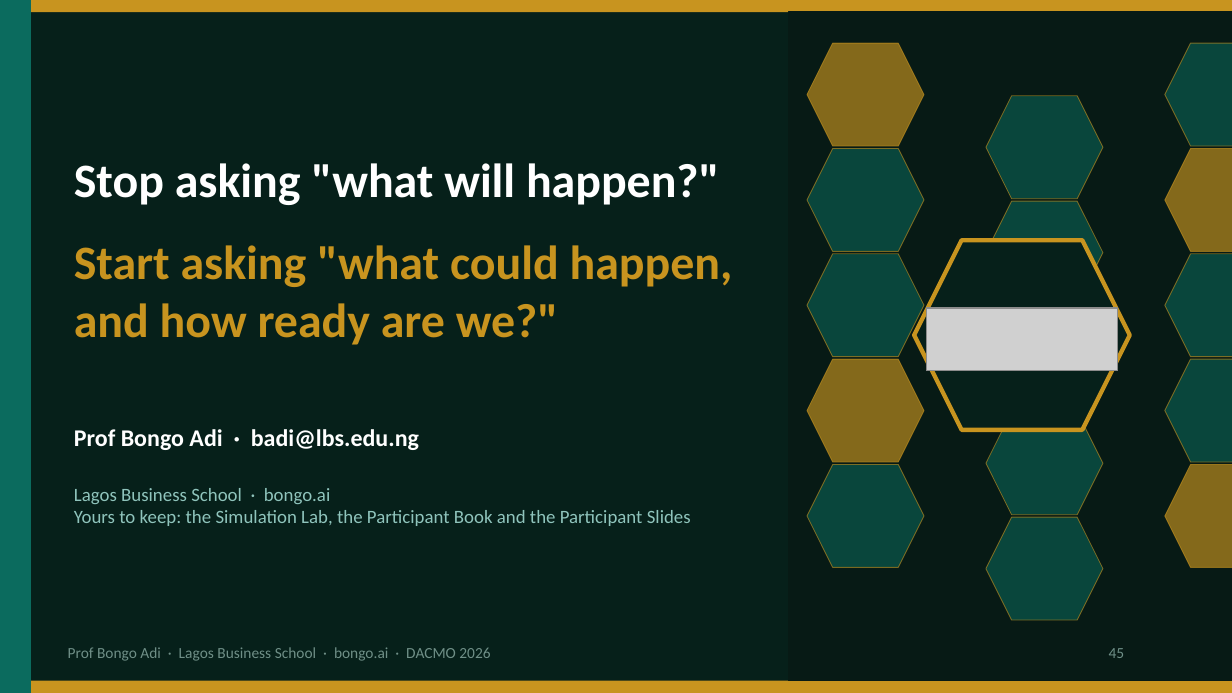
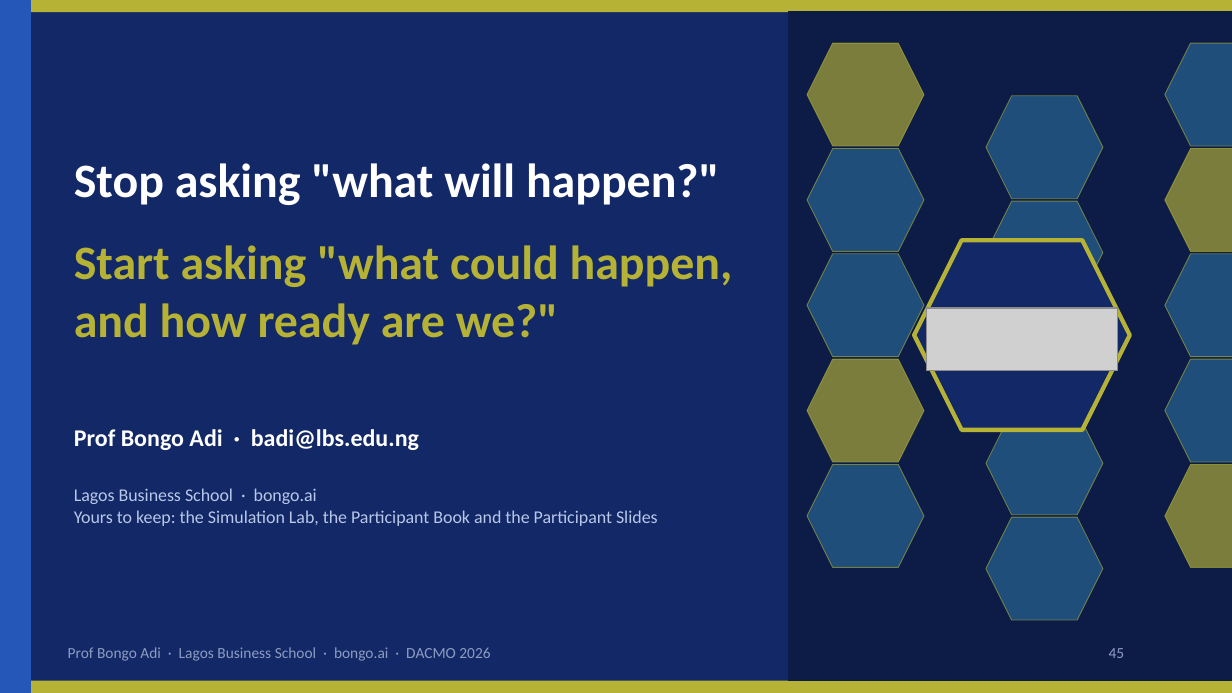
Before and after one commit to adibongo/dacmo-operations-analytics, a slide deck: slide 45 of downloads/DACMO-Analytics-for-Operations.pptx. Drawn at 1232x693 pixels with LibreOffice and Linux fonts; fonts in the diff are those of the drawing; grey boxes stand for pictures; background and template pictures are left out. Boxes give left, top, right and bottom in pixels: in the first picture for what was removed or moved away, otherwise in the second. Text is boxed around its words. In the diff, an @@ line names an element or a change of style, - is before the commit and + after.

```diff
--- a/downloads/DACMO-Analytics-for-Operations.pptx
+++ b/downloads/DACMO-Analytics-for-Operations.pptx
@@ background #06201A to #122867 @@
@@ rectangle at (x1=0, y1=0, x2=1232, y2=12): fill #C8941F to #B5B235 @@
@@ rectangle at (x1=0, y1=0, x2=31, y2=692): fill #0B6B5E to #2457B8 @@
@@ rectangle at (x1=788, y1=12, x2=1232, y2=680): fill #071A15 to #0C1C47; outline #071A15 1 pt to #0C1C47 1 pt @@
@@ text "Start asking "what could happen, ..." at (x1=74, y1=245, x2=733, y2=345): text colour #C8941F to #B5B235 @@
@@ hexagon at (x1=914, y1=240, x2=1130, y2=430): fill #06201A to #122867; outline #C8941F 2.5 pt to #B5B235 2.5 pt @@
@@ text "Lagos Business School · bongo.ai" at (x1=74, y1=488, x2=658, y2=526): size 11 to 10.5 pt, text colour #8FC4BC to #B9C7E8 @@
@@ fill #C8941F at 65% opacity to #B5B235 at 65% opacity; outline #C8941F 0.5 pt to #B5B235 0.5 pt in 5 elements at (x1=807, y1=43, x2=924, y2=147), (x1=1164, y1=149, x2=1232, y2=253), (x1=986, y1=307, x2=1103, y2=410), (x1=807, y1=360, x2=924, y2=463), (x1=1164, y1=464, x2=1232, y2=568) @@
@@ fill #0E8A78 at 40% opacity to #3A9BC4 at 40% opacity; outline #C8941F 0.5 pt to #B5B235 0.5 pt in 10 elements at (x1=986, y1=96, x2=1103, y2=200), (x1=1164, y1=43, x2=1232, y2=147), (x1=807, y1=149, x2=924, y2=253), (x1=986, y1=201, x2=1103, y2=304), (x1=807, y1=254, x2=924, y2=357), (x1=1164, y1=254, x2=1232, y2=357), (x1=986, y1=411, x2=1103, y2=515), (x1=1164, y1=360, x2=1232, y2=463), (x1=807, y1=464, x2=924, y2=568), (x1=986, y1=517, x2=1103, y2=621) @@
@@ text "Prof Bongo Adi · Lagos ..." at (x1=68, y1=647, x2=490, y2=661): text colour #6F8F87 to #8E9CC2 @@
@@ page number at (x1=1109, y1=648, x2=1125, y2=658): text colour #6F8F87 to #8E9CC2 @@
@@ rectangle at (x1=0, y1=681, x2=1232, y2=693): fill #C8941F to #B5B235 @@
```
Also in this commit, not shown: 44 other slides changed, 16 other files.
